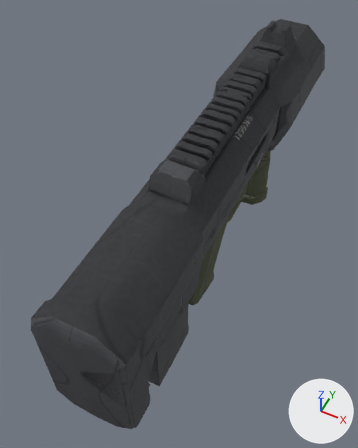
Two versions of the glTF model addons/fc_weapons/assets/models/drum_shotgun.glb, one commit apart.
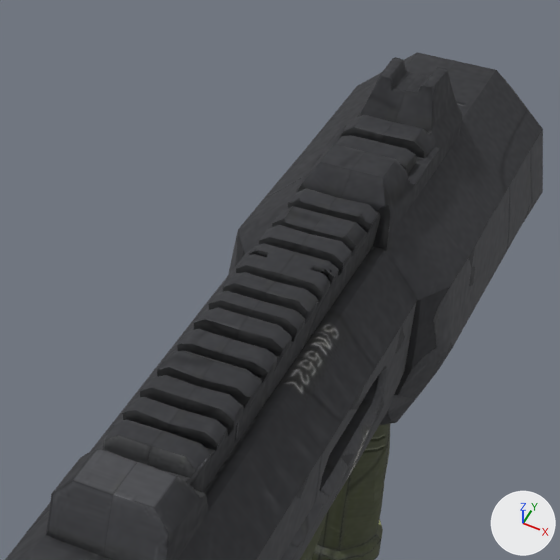
There are two pictures of each version: one whole from a 50 mm camera at (0.231, -0.659, 0.738) aimed at (-0.044, -0.109, 0.051), one close up on the part from 37% to 92% of the width and 0% to 44% of the height. The axes (+X, +Y, +Z) are drawn at lower right. The lights are the same throughout. The last two pictures show the newer version. Where no turn or scale is listed for an object, it has been applied to the vertices. Vertices at exactly the same position are counted once.

Script lines for the objects in view, before the commit:
```python
me_mesh_0 = bpy.data.meshes.new('Mesh_0')
me_mesh_0.from_pydata(...)  # 2873 vertices, 5547 faces; spans x -0.081..0.082, y -0.427..0.427, z -0.212..0.212
me_mesh_0.materials.append(mat_material_0)
ob_geometry_0 = bpy.data.objects.new('geometry_0', me_mesh_0)
ob_geometry_0.location = (0.0, -0.0425, 0.085)
```
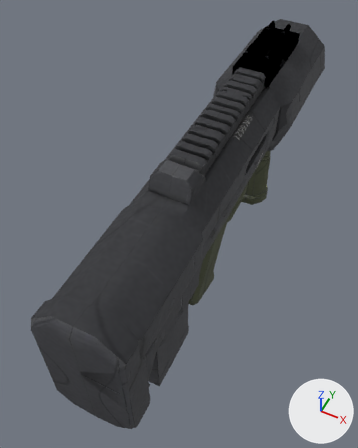
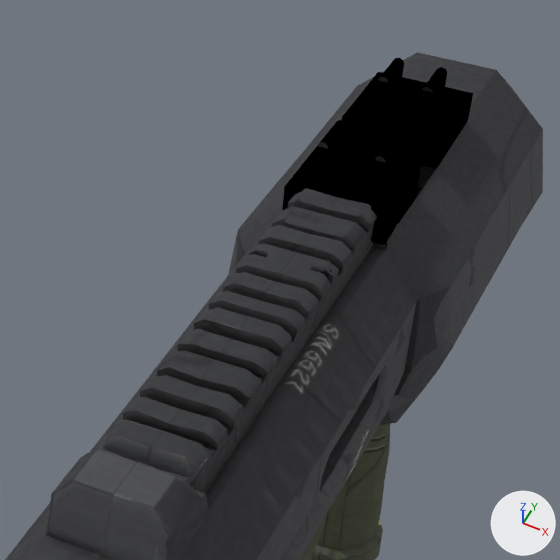
Changed parts and their boxes [x1, y1, x2, y2] in the close-ups (560 x 560 px):
'aw_part_drum_shotgun_v3_part_blued', added: after [282, 58, 473, 245]
part 1 of me_mesh_0, deleted: before [295, 57, 463, 250]

The change in detail:
Material 'part_blued' (mat_part_blued) is new.
Its base color is (0.075, 0.08, 0.09) (dark grey #4d5055).
Its metallic is 1.0.
Its roughness is 0.42.
me_mesh_0 is used by ob_geometry_0; location (0.0, -0.0425, 0.085).
me_mesh_0 had 2873 vertices, 5547 faces and spanned x -0.081..0.082, y -0.427..0.427, z -0.212..0.212.
me_mesh_0 now has 2704 vertices, 5185 faces and spans x -0.081..0.082, y -0.427..0.427, z -0.212..0.194.
Part 1, on me_mesh_0:
169 vertices are removed from x -0.034..0.034, y 0.127..0.291, z 0.179..0.212.
362 faces are deleted.
Mesh me_aw_part_drum_shotgun_v3_part_blued is new.
It has 320 vertices, 608 faces and spans x -0.034..0.034, y 0.081..0.251, z 0.254..0.299.
It uses material mat_part_blued (dark grey #4d5055).
Object 'aw_part_drum_shotgun_v3_part_blued' (ob_aw_part_drum_shotgun_v3_part_blued) is new; it shows me_aw_part_drum_shotgun_v3_part_blued.
Its location is (0.0, 0.0, 0.0).
